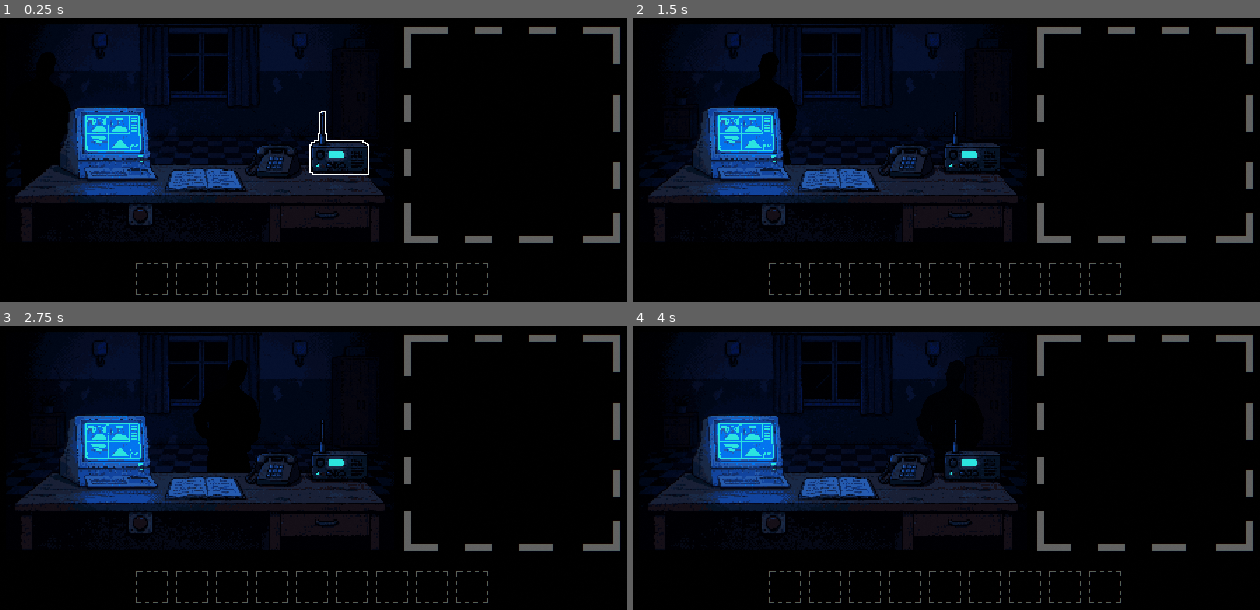
Above: before the commit, frames 1-4 (two rows, left to right).
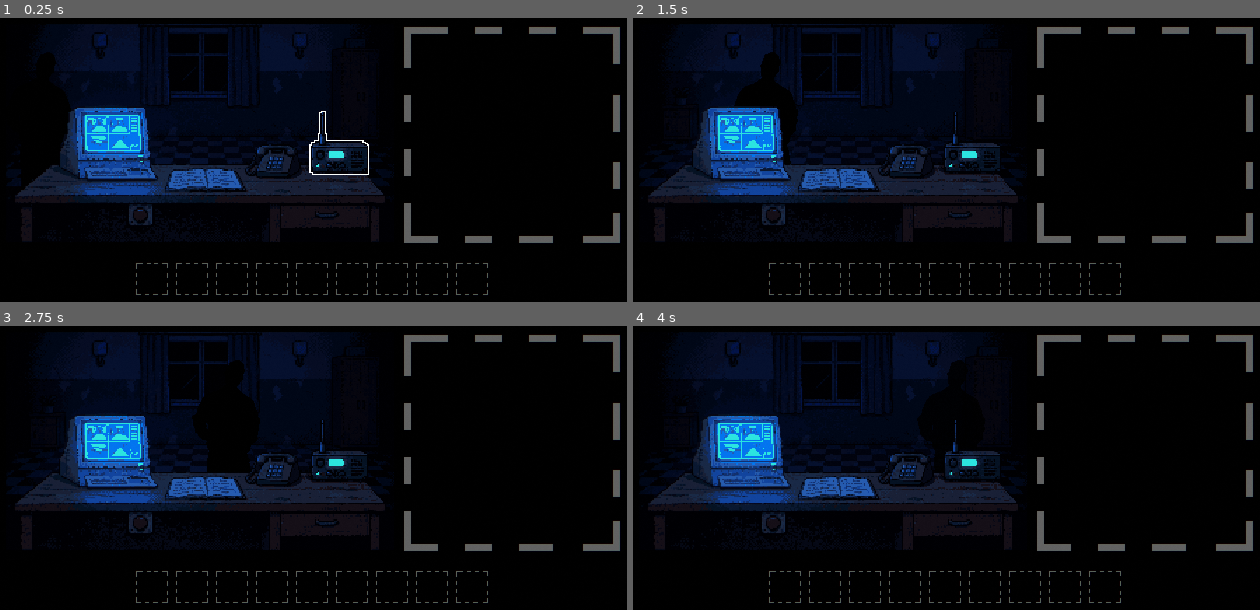
Above: after the commit, the same moments.

Repository: Blyaprint/StudakPlease
Game: Godot game, scene res://scenes/main.tscn
Two runs of this game, one before a commit and one after it. Both use one fixed random seed, a clock stepped at 60 frames per second and the inputs below.
Inputs (mouse positions are in pixels of both pictures, inside the frame that each line leads up to):
- Up to frame 1 (0.25 s): no input
- Up to frame 2 (1.5 s): move the mouse to (1084, 145) at 0.52 s; click (1084, 145) at 0.67 s; tap Space at 0.77 s; drag from (814, 179) to (915, 233) at 1.27 s
- Up to frame 3 (2.75 s): move the mouse to (376, 391) at 2.02 s; click (376, 391) at 2.17 s
- Up to frame 4 (4 s): drag from (915, 541) to (752, 416) at 2.77 s; move the mouse to (1134, 524) at 3.52 s; click (1134, 524) at 3.67 s; tap Space at 3.77 s

The runs differ from the first frame. In frame 1, less than 0.1% of the frame differs, in the area x 8-11%, y 14-45%; in frame 2, less than 0.1%, in the area x 16-27%, y 11-51%; in frame 3, less than 0.1%; in frame 4, less than 0.1%.

Commit message:
Adjust NPC passing route and gait amplitude

Diff:
--- a/scripts/npc.gd
+++ b/scripts/npc.gd
@@ -17,7 +17,7 @@
 
 @export_group("Пороги фиксации маршрута")
 @export var desk_route_lock_x: float = 35.0
-@export var pass_route_lock_x: float = 500.0
+@export var pass_route_lock_x: float = 400.0
 
 @export_group("Настройки перспективы (Размеры)")
 @export var spawn_scale: float = 0.4 # Размер при появлении
@@ -36,6 +36,7 @@
 @export var squash_amount: float = 0.05
 @export var rock_angle: float = 3.0
 @export var rock_shift: float = 2.0
+@export_range(0.0, 1.0, 0.05) var passing_walk_amplitude: float = 0.5
 
 var _tween: Tween
 var _reveal_tween: Tween
@@ -45,6 +46,7 @@
 var _is_light_enabled: bool = false
 var _route: Route = Route.NONE
 var _route_locked: bool = false
+var _walk_amplitude_multiplier: float = 1.0
 var dialog_panel: Control = null
 var dialog_label: Label = null
 
@@ -86,17 +88,19 @@
 
 	var wave = sin(_walk_time)
 	var wave_01 = (wave + 1.0) / 2.0
-
-	$Sprite.position.y = _base_sprite_pos.y - (wave_01 * bob_amount)
-
-	var squash = 1.0 + (wave_01 * squash_amount)
+	var walk_amplitude = _walk_amplitude_multiplier
+
+	$Sprite.position.y = _base_sprite_pos.y - (wave_01 * bob_amount * walk_amplitude)
+
+	var squash = 1.0 + (wave_01 * squash_amount * walk_amplitude)
 	$Sprite.scale = Vector2(2.0 - squash, squash)
 
-	$Sprite.rotation_degrees = wave * rock_angle
-	$Sprite.position.x = _base_sprite_pos.x + (wave * rock_shift)
+	$Sprite.rotation_degrees = wave * rock_angle * walk_amplitude
+	$Sprite.position.x = _base_sprite_pos.x + (wave * rock_shift * walk_amplitude)
 
 func _reset_sprite_transform() -> void:
 	_is_walking = false
+	_walk_amplitude_multiplier = 1.0
 	if $Sprite:
 		$Sprite.position = _base_sprite_pos
 		$Sprite.scale = Vector2(1.0, 1.0)
@@ -164,6 +168,7 @@
 		return
 
 	_route = new_route
+	_walk_amplitude_multiplier = passing_walk_amplitude if _route == Route.PASSING else 1.0
 	_is_walking = true
 	if $Sprite.sprite_frames and $Sprite.sprite_frames.has_animation("walk"):
 		$Sprite.play("walk")
@@ -238,6 +243,7 @@
 
 func _leave(target_pos: Vector2, target_scale: float, fade_out: bool) -> void:
 	_is_walking = true
+	_walk_amplitude_multiplier = 1.0
 	if $Sprite.sprite_frames and $Sprite.sprite_frames.has_animation("walk"):
 		$Sprite.play("walk")
 
